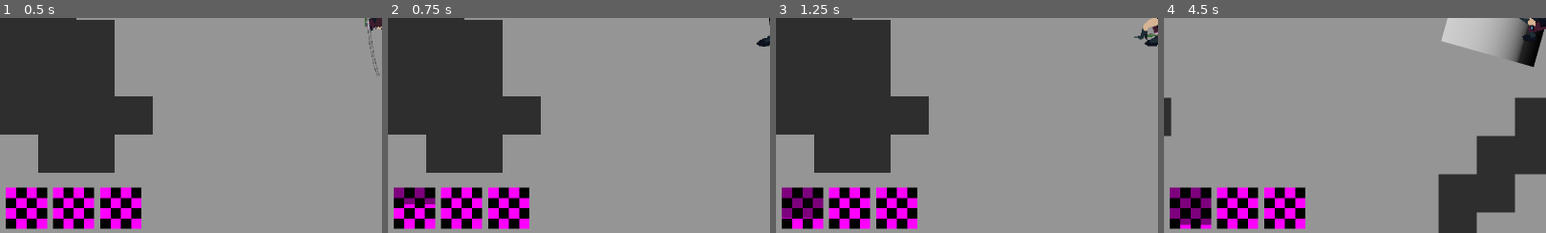
Above: before the commit, frames 1-4 (left to right).
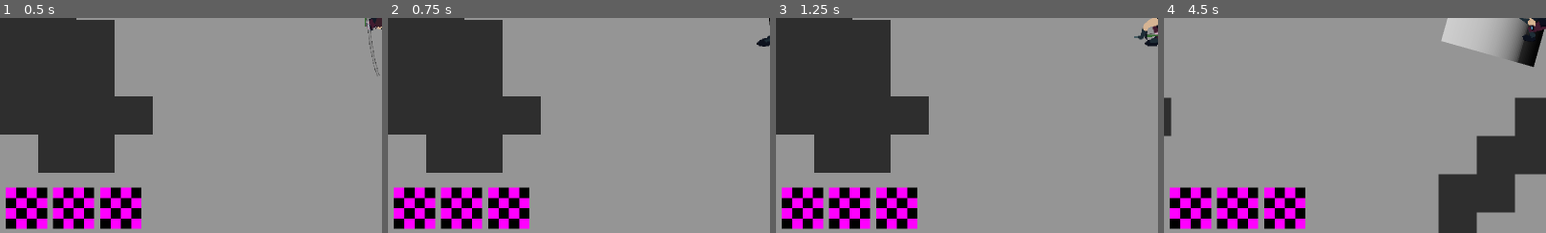
Above: after the commit, the same moments.

Repository: deshis/igdt-hack-and-slash
Game: Godot game, scene res://Scenes/main.tscn
The game is run twice, just before and just after one commit, with the same random seed, the same clock (stepped at 60 frames per second) and the same inputs. The engine's default icon, where the game draws it, is replaced by a stand-in: a white triangle on a blue panel in a dark square.
Inputs (mouse positions are % of the whole screen's width and height, from its top left):
- Up to frame 1 (0.5 s): no input
- Up to frame 2 (0.75 s): tap Enter at 0.5 s; move the mouse to (72, 45) at 0.52 s; press the mouse at (72, 45) at 0.53 s; hold D (move_right) from 0.53 s (still down)
- Up to frame 3 (1.25 s): keep holding D (move_right)
- Up to frame 4 (4.5 s): release D (move_right) at 1.25 s; release the mouse at (72, 45) at 1.25 s; drag from (30, 55) to (50, 50) at 1.27 s; move the mouse to (60, 28) at 2.02 s; hold D (move_right) 2.03-2.75 s; hold F (interact) 2.03-2.75 s; drag from (45, 70) to (51, 50) at 2.77 s; move the mouse to (80, 65) at 3.52 s; press the mouse at (80, 65) at 3.53 s; hold A (move_left) 3.53-4.25 s; release the mouse at (80, 65) at 4.25 s; drag from (20, 35) to (50, 50) at 4.27 s
The pictures show only the part of the screen within x 0-50%, y 50-100%; the shares and areas given below are measured in that part.

Frame 1 is identical in both runs. In frame 2, 0.5% of the frame differs, in the area x 1-13%, y 78-87%; in frame 3, 0.8%; in frame 4, 1.0%, in the area x 1-13%, y 78-97%.

Commit message:
DoT effect & SFX for items. Attackspeed now scales light attack anim speed scale.

Diff:
--- a/Scenes/hud.tscn
+++ b/Scenes/hud.tscn
@@ -12,8 +12,8 @@
 [ext_resource type="Script" uid="uid://dglo22okhueyv" path="res://Scripts/hud/item_pickup.gd" id="9_484xk"]
 [ext_resource type="Script" uid="uid://c8noump2yhng5" path="res://Scripts/player/ui/augment_slot.gd" id="9_pbtju"]
 [ext_resource type="PackedScene" uid="uid://cexexdh4re63h" path="res://Scenes/inventory_slot.tscn" id="10_36s6t"]
-[ext_resource type="Resource" uid="uid://dfg2rydc2s2mc" path="res://Scripts/items/consumer/item5.tres" id="10_ajim5"]
 [ext_resource type="Script" uid="uid://c081ighahaot6" path="res://Scripts/hud/pause_menu.gd" id="10_lkt4f"]
+[ext_resource type="Resource" uid="uid://ck8g6fmyxihxq" path="res://Scripts/items/prototype/item6.tres" id="11_vxf74"]
 [ext_resource type="Script" uid="uid://dmr6e5sqx26og" path="res://Scripts/hud/button.gd" id="11_wfkbc"]
 [ext_resource type="Script" uid="uid://ld2d7mva0ifb" path="res://Scripts/hud/volume_slider.gd" id="12_s17ah"]
 [ext_resource type="Script" uid="uid://cdh5pjfwavchk" path="res://Scripts/player/ui/pickup_slot.gd" id="12_yidpd"]
@@ -329,7 +329,7 @@
 layout_mode = 0
 offset_right = 84.0
 offset_bottom = 84.0
-item = ExtResource("10_ajim5")
+item = ExtResource("11_vxf74")
 
 [node name="MarginContainer2" type="MarginContainer" parent="Inventory/Backpack/Slot5/Item"]
 layout_mode = 0
--- a/Scripts/enemy/enemy_controller.gd
+++ b/Scripts/enemy/enemy_controller.gd
@@ -16,6 +16,13 @@
 @export var wait_before_attack_timer: Timer
 @export var attack_length_timer: Timer
 @export var wait_after_attack_timer: Timer
+
+@onready var dot_timer: Timer = $Timers/DotDurationTimer
+
+var dot_tick_rate := 1.5
+var remaining_dot_duration := 0.0
+var current_tick_damage := 0.0
+var current_tick_rate := 0.0
 
 var player: Node2D
 var target: Node2D
@@ -28,6 +35,10 @@
 	attack_area_hitbox.disabled = true
 	sprite.material = sprite.material.duplicate()
 
+	dot_timer = Timer.new()
+	dot_timer.timeout.connect(_on_dot_tick)
+	add_child(dot_timer)
+
 func _physics_process(delta: float) -> void:
 	if not player or not target_provider:
 		return
@@ -67,12 +78,55 @@
 	attack_area_hitbox.disabled = false
 
 	attack_length_timer.start()
+
+func take_dot_damage(dot_tick_damage:float, dot_duration:float, tick_rate:float) -> void:
+	print("dot stats: ","dot dmg: ", dot_tick_damage,"dot duration: ", dot_duration,"dot tick rate: ",tick_rate)
+
+	remaining_dot_duration = dot_duration
+	current_tick_damage = dot_tick_damage
+	current_tick_rate = tick_rate
+
+	dot_timer.set_wait_time(current_tick_rate)
+
+	if dot_duration <= 0.0:
+		dot_timer.stop()
+		dot_tick_damage = 0
+		dot_duration = 0
+		return
+
+	if enemy.health <= 0.0:
+		die()
+		return
+
+	dot_timer.start()
+
+func _on_dot_tick() -> void:
+
+	if remaining_dot_duration > 0.0:
+		#print("dealing dot dmg: ",current_tick_damage)
+		enemy.health -= current_tick_damage
+		update_health_bar.emit(enemy.health)
+		hit_flash()
+		SoundManager.play_sfx("dot_sfx", global_position)  #Might want DoT SFX here, maybe even separate depending on DoT (From resource)
+
+		remaining_dot_duration -= current_tick_rate
+
+		if remaining_dot_duration <= 0.0:
+			dot_timer.stop()
+			remaining_dot_duration = 0
+			current_tick_damage = 0
+
+		if enemy.health <= 0.0:
+			die()
+			return
+
+		dot_timer.start()
+
 
 func take_damage(damage:float) -> void:
 	enemy.health -= damage
 	update_health_bar.emit(enemy.health)
 	hit_flash()
-
 	SoundManager.play_sfx("hit", global_position)
 
 	if enemy.health <= 0.0:
@@ -143,3 +197,4 @@
 
 func _on_wait_after_attack_timer_timeout() -> void:
 	target_provider = TargetPlayer.new()
+#
--- a/Scripts/globals/SoundManager.gd
+++ b/Scripts/globals/SoundManager.gd
@@ -29,7 +29,8 @@
 		"heavy_attack": load("res://Assets/audio/effect_light_attack.wav"),
 		"dash": load("res://Assets/audio/effect_dash.wav"),
 		"hit": load("res://Assets/audio/effect_hit.wav"),
-		"enemy_die": load("res://Assets/audio/effect_enemy_die.wav")
+		"enemy_die": load("res://Assets/audio/effect_enemy_die.wav"),
+		"dot_sfx": load("res://Assets/audio/effect_dot.wav")
 	}
 
 
--- a/Scripts/items/prototype/Item3.tres
+++ b/Scripts/items/prototype/Item3.tres
@@ -19,13 +19,13 @@
 [sub_resource type="Resource" id="Resource_hb1fl"]
 script = ExtResource("1_cebxw")
 stat_type = 5
-value = 1.0
+value = -0.5
 metadata/_custom_type_script = "uid://dpdusrc1o1nfp"
 
 [sub_resource type="Resource" id="Resource_itrkx"]
 script = ExtResource("1_cebxw")
 stat_type = 7
-value = -0.1
+value = 0.225
 metadata/_custom_type_script = "uid://dpdusrc1o1nfp"
 
 [sub_resource type="Resource" id="Resource_dyrnl"]
--- /dev/null
+++ b/Scripts/items/prototype/item6.tres
@@ -0,0 +1,45 @@
+[gd_resource type="Resource" script_class="ItemResource" load_steps=10 format=3 uid="uid://ck8g6fmyxihxq"]
+
+[ext_resource type="Script" uid="uid://dpdusrc1o1nfp" path="res://Scripts/items/resources/Stats.gd" id="1_l2r6n"]
+[ext_resource type="Resource" uid="uid://hylp888g1m6u" path="res://Scripts/items/resources/ShockDoT.tres" id="2_qa0gr"]
+[ext_resource type="Texture2D" uid="uid://m324xrr0okos" path="res://Assets/item_icons/daggericon2.png" id="3_oeikm"]
+[ext_resource type="Script" uid="uid://dulvf1v1d8so8" path="res://Scripts/items/resources/itemResource.gd" id="4_uy24y"]
+
+[sub_resource type="Resource" id="Resource_iqmce"]
+script = ExtResource("1_l2r6n")
+stat_type = 9
+value = 0.7
+metadata/_custom_type_script = "uid://dpdusrc1o1nfp"
+
+[sub_resource type="Resource" id="Resource_f64o5"]
+script = ExtResource("1_l2r6n")
+stat_type = 10
+value = 1.15
+metadata/_custom_type_script = "uid://dpdusrc1o1nfp"
+
+[sub_resource type="Resource" id="Resource_m1kvg"]
+script = ExtResource("1_l2r6n")
+stat_type = 5
+value = -0.5
+metadata/_custom_type_script = "uid://dpdusrc1o1nfp"
+
+[sub_resource type="Resource" id="Resource_gc6pf"]
+script = ExtResource("1_l2r6n")
+stat_type = 14
+dot_resource = ExtResource("2_qa0gr")
+metadata/_custom_type_script = "uid://dpdusrc1o1nfp"
+
+[sub_resource type="Resource" id="Resource_n4h0w"]
+script = ExtResource("1_l2r6n")
+stat_type = 7
+value = -0.3
+metadata/_custom_type_script = "uid://dpdusrc1o1nfp"
+
+[resource]
+script = ExtResource("4_uy24y")
+item_name = "The Arc Flash"
+type = 6
+grade = 2
+icon = ExtResource("3_oeikm")
+effects = Array[ExtResource("1_l2r6n")]([SubResource("Resource_iqmce"), SubResource("Resource_f64o5"), SubResource("Resource_m1kvg"), SubResource("Resource_gc6pf"), SubResource("Resource_n4h0w")])
+metadata/_custom_type_script = "uid://dulvf1v1d8so8"
--- /dev/null
+++ b/Scripts/items/resources/DotResource.gd
@@ -0,0 +1,6 @@
+extends Resource
+class_name DotResource
+
+@export var dot_tick_damage: float = 5.0
+@export var dot_tick_rate: float = 1.0
+@export var dot_duration: float = 3.0
--- /dev/null
+++ b/Scripts/items/resources/ShockDoT.tres
@@ -0,0 +1,10 @@
+[gd_resource type="Resource" script_class="DotResource" load_steps=2 format=3 uid="uid://hylp888g1m6u"]
+
+[ext_resource type="Script" uid="uid://ko57id0ce143" path="res://Scripts/items/resources/DotResource.gd" id="1_4gaow"]
+
+[resource]
+script = ExtResource("1_4gaow")
+dot_tick_damage = 0.35
+dot_tick_rate = 0.15
+dot_duration = 2.0
+metadata/_custom_type_script = "uid://ko57id0ce143"
--- a/Scripts/items/resources/Stats.gd
+++ b/Scripts/items/resources/Stats.gd
@@ -3,6 +3,7 @@
 
 @export var stat_type: Stat = Stat.HEALTH
 @export var value: float = 0.0
+@export var dot_resource: DotResource
 
 signal update_health_bar
 
@@ -24,7 +25,8 @@
 	HEAVY_SIZE_X,
 	HEAVY_SIZE_Y,
 
-	LIFESTEAL
+	LIFESTEAL,
+	DOT_EFFECT
 	}
 
 func apply_effect(player) -> void:
@@ -46,7 +48,10 @@
 			player.movement_speed += value
 
 		Stat.LIGHT_COOLDOWN:
-			player.light_attack_cooldown += value
+			player.light_attack_speed_scale += value
+
+			#Might still be useful for the hitbox lingering? probably not.
+			#player.light_attack_cooldown += value
 		Stat.HEAVY_COOLDOWN:
 			player.heavy_attack_cooldown += value
 
@@ -73,6 +78,9 @@
 
 		Stat.LIFESTEAL:
 			player.life_steal += value
+		Stat.DOT_EFFECT:
+			if dot_resource:
+				player.active_dot = dot_resource
 
 func remove_effect(player) -> void:
 	match stat_type:
@@ -93,7 +101,7 @@
 			player.movement_speed -= value
 
 		Stat.LIGHT_COOLDOWN:
-			player.light_attack_cooldown -= value
+			player.light_attack_speed_scale -= value
 		Stat.HEAVY_COOLDOWN:
 			player.heavy_attack_cooldown -= value
 
@@ -117,3 +125,6 @@
 
 		Stat.LIFESTEAL:
 			player.life_steal -= value
+		Stat.DOT_EFFECT:
+			if dot_resource:
+				player.active_dot = null
--- a/Scripts/items/resources/itemResource.gd
+++ b/Scripts/items/resources/itemResource.gd
@@ -27,12 +27,13 @@
 	Stats.Stat.HEAVY_SIZE_X: "Attack width",
 	Stats.Stat.HEAVY_SIZE_Y: "Attack length",
 
-	Stats.Stat.LIFESTEAL: "% Lifesteal"
+	Stats.Stat.LIFESTEAL: "% Lifesteal",
+	Stats.Stat.DOT_EFFECT: "TODO: DOT INFO"
 	}
 
 var stat_name
 var base_movement_speed := 500
-var base_light_attack_cooldown := 0.3
+var base_light_attack_cooldown := 1.5
 var base_heavy_attack_cooldown := 0.5
 
 #NOTE: https://docs.godotengine.org/en/stable/tutorials/scripting/gdscript/gdscript_format_string.html
@@ -96,11 +97,11 @@
 		# NOTE: Bandaid
 		if dictionary_stat == "Light attackspeed" || dictionary_stat == "Heavy attackspeed":
 			if value >= 0:
+				sign1 = "+"
+				stat_color = positive_color
+			else:
 				sign1 = "-"
 				stat_color = negative_color
-			else:
-				sign1 = "+"
-				stat_color = positive_color
 
 		var formatted_value := format_stat_value(effect.stat_type, effect.value)
 
--- a/Scripts/player/player.gd
+++ b/Scripts/player/player.gd
@@ -30,8 +30,8 @@
 #var base_heavy_attack_cooldown:= 0.5 # old 0.4
 #
 
-@export var attack_light_damage := 1
-@export var attack_heavy_damage := 2
+@export var attack_light_damage := 1.0
+@export var attack_heavy_damage := 2.0
 
 signal update_health_bar
 signal dash_used
@@ -51,9 +51,10 @@
 var light_attack_shape: RectangleShape2D
 var light_attack_visual_shape: Sprite2D
 
-var light_attack_cooldown:= 0.3
+#var light_attack_cooldown:= 0.3
+var light_attack_speed_scale := 1.5
 #duration the hitbox lingers
-var light_attack_length:= light_attack_cooldown/2
+#var light_attack_length:= light_attack_cooldown/2
 
 @onready var heavy_attack = $AttackHeavy
 @onready var heavy_attack_hitbox = $AttackHeavy/CollisionShape2D
@@ -83,6 +84,8 @@
 
 var overlapping_pickups := []
 
+var active_dot: DotResource = null
+
 func _ready() -> void:
 	light_attack_hitbox.disabled = true
 	light_attack.visible = false
@@ -173,7 +176,9 @@
 
 	#attack_length_timer.start(light_attack_length)
 	#attack_cooldown_timer.start(light_attack_cooldown)
-	primary_attack_used.emit(light_attack_cooldown)
+
+	#I think this is redundant now?
+	#primary_attack_used.emit(light_attack_cooldown)
 
 
 func perform_heavy_attack() -> void:
@@ -209,7 +214,7 @@
 
 func deal_damage(area: Area2D, amount: float) -> void:
 	var enemy = area.get_parent() as EnemyController
-
+	#print("Damage: ", amount)
 	#Lifesteal
 	#NOTE: Might just want to make this flat
 	life_stolen = amount * (life_steal/100)
@@ -219,10 +224,20 @@
 	if health > max_health:
 		health = max_health
 
-	print(amount)
+	#In case of negative dmg, don't heal the enemies!
+	if amount < 0:
+		amount = 0
+
 	update_health_bar.emit(health)
 
 	enemy.take_damage(amount)
+
+func deal_dot_damage(area: Area2D, dot: DotResource) -> void:
+
+	var enemy = area.get_parent() as EnemyController
+
+	if dot.dot_tick_damage > 0:
+		enemy.take_dot_damage(dot.dot_tick_damage, dot.dot_duration, dot.dot_tick_rate)
 
 func heal(amount: float) -> void:
 	if health >= max_health:
@@ -293,9 +308,13 @@
 	player_sprite.stop_dash()
 
 func _on_attack_light_area_entered(area: Area2D) -> void:
+	if active_dot != null:
+		deal_dot_damage(area, active_dot)
 	deal_damage(area, attack_light_damage)
 
 func _on_attack_heavy_area_entered(area: Area2D) -> void:
+	if active_dot != null:
+		deal_dot_damage(area, active_dot)
 	deal_damage(area, attack_heavy_damage)
 
 func _on_item_pickup_detector_area_entered(area: Area2D) -> void:
--- a/Scripts/player/player_sprite_manager.gd
+++ b/Scripts/player/player_sprite_manager.gd
@@ -2,6 +2,9 @@
 
 @onready var model = $"../SubViewport/model"
 @onready var afterimage_particles = $AfterimageParticles
+
+#Storing the light attack speed scale in player.gd so I can access it with my item code
+@onready var player_script = get_parent()
 
 enum STATE {IDLE, RUN, LIGHT_ATTACK}
 
@@ -9,6 +12,7 @@
 
 signal light_attack_finished
 signal heavy_attack_finished
+
 
 func _ready():
 	var a =  $"../SubViewport/model/AnimationPlayer"
@@ -41,7 +45,8 @@
 func light_attack(rot):
 	current_state = STATE.LIGHT_ATTACK
 	model.set_cam_rotation(rot)
-	model.anim.speed_scale = 1.5
+	#Separating the speed scale to modify it in isolation
+	model.anim.speed_scale = player_script.light_attack_speed_scale
 	model.anim.play("Dagger")
 
 func _on_anim_finished(anim_name):
Not shown, added: Assets/audio/effect_dot.wav.import
Binary file added: Assets/item_icons/daggericon2.png
Not shown, added: Assets/item_icons/daggericon2.png.import
Not shown, added: Scripts/items/resources/DotResource.gd.uid
Not shown, added: Assets/audio/effect_dot.wav
